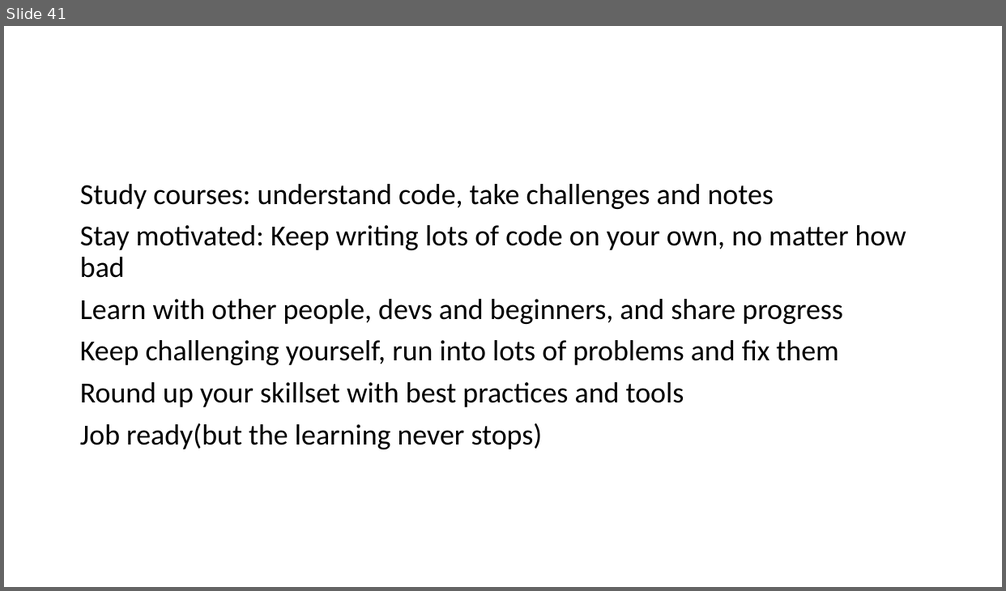
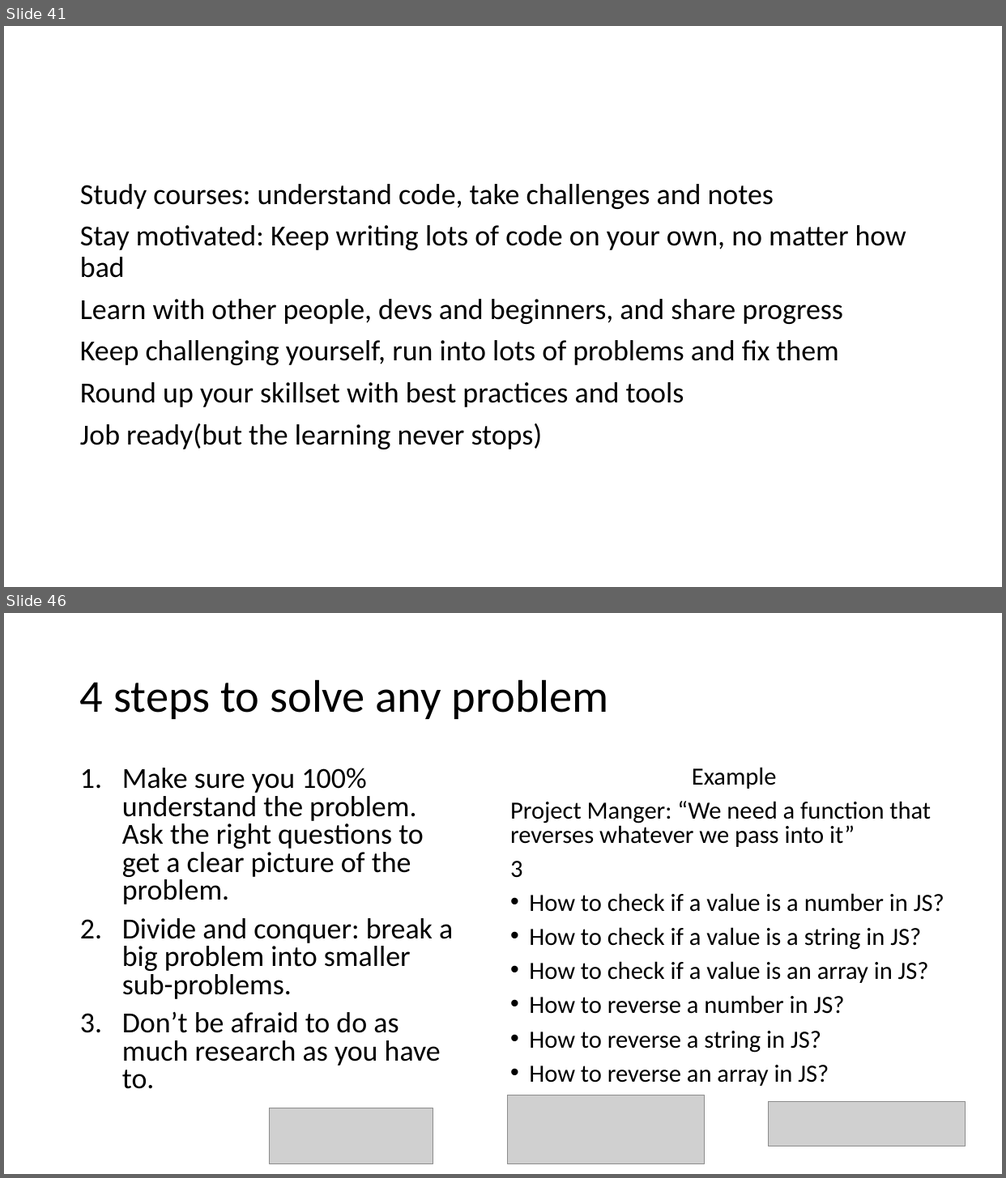
Before and after one commit to PiyushChaturvedii/Batch05, a slide deck: JavaScript.pptx. Shown one above the other, each under a label of ours: slide 41 before the commit, slides 41 and 46 after it; the slides between them are not shown. The pictures are 1006x591 and 1006x1178 pixels, drawn with LibreOffice and Linux fonts; fonts in the diff are those of the drawing; grey boxes stand for pictures. Boxes give left, top, right and bottom in pixels: in the first picture for what was removed or moved away, otherwise in the second. Text is boxed around its words. In the diff, an @@ line names an element or a change of style, - is before the commit and + after.

```diff
--- a/JavaScript.pptx
+++ b/JavaScript.pptx
@@ slide 46 added at bbox=[4, 613, 1002, 1174], background #FFFFFF @@
@@ title added at bbox=[80, 679, 609, 719], 44 pt, text #000000 @@
+4 steps to solve any problem
@@ text added at bbox=[122, 768, 453, 1089], 28 pt, text #000000 @@
+1. Make sure you 100% understand the problem. Ask the right questions to get a clear picture of the problem.
+2. Divide and conquer: break a big problem into smaller sub-problems.
+3. Don’t be afraid to do as much research as you have to.
@@ text added at bbox=[510, 767, 944, 1086], 23.8 pt, text #000000 @@
+Example
+Project Manger: “We need a function that reverses whatever we pass into it”
+3
+• How to check if a value is a number in JS?
+• How to check if a value is a string in JS?
+• How to check if a value is an array in JS?
+• How to reverse a number in JS?
+• How to reverse a string in JS?
+• How to reverse an array in JS?
@@ picture added at bbox=[507, 1095, 704, 1164] @@
@@ picture added at bbox=[269, 1109, 433, 1164] @@
@@ picture added at bbox=[769, 1102, 965, 1147] @@
```
Also in this commit, not shown: 2 slides changed, 5 other slides added, 4 other files.
